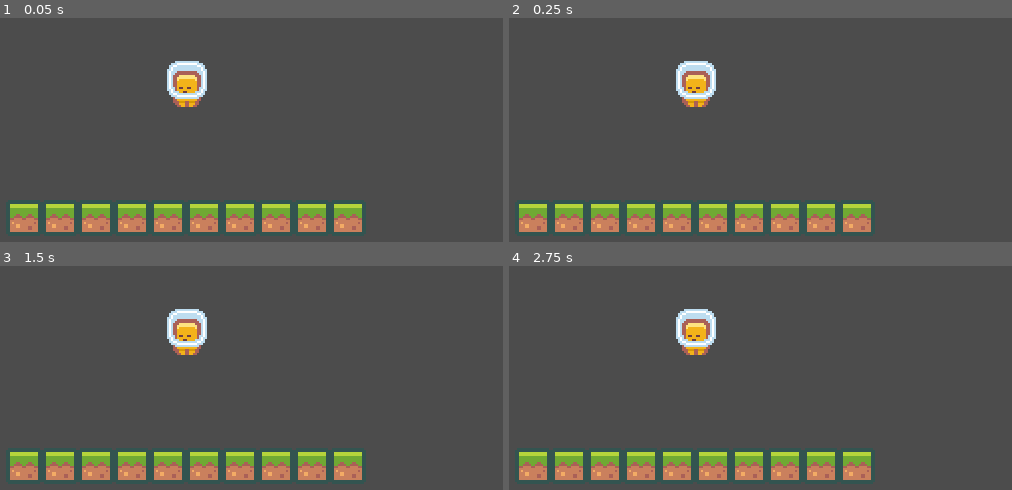
Above: before the commit, frames 1-4 (two rows, left to right).
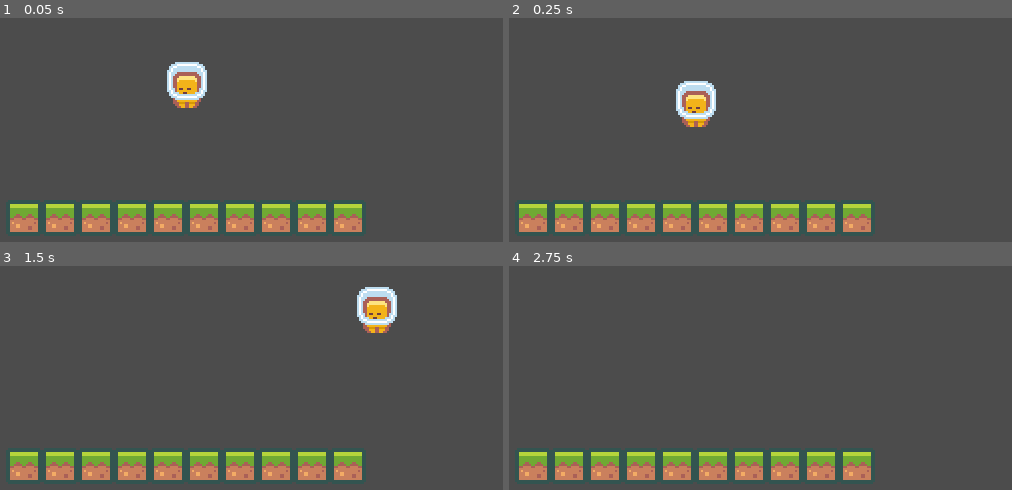
Above: after the commit, the same moments.

Repository: Yrainyw/2D-Platformer
Game: Godot game, scene res://Scenes/main.tscn
The game is run twice, just before and just after one commit, with the same random seed, the same clock (stepped at 60 frames per second) and the same inputs.
Inputs:
- Up to frame 1 (0.05 s): no input
- Up to frame 2 (0.25 s): no input
- Up to frame 3 (1.5 s): hold D (move_right, bound only after the commit) from 0.53 s (still down); tap J (jump, bound only after the commit) at 0.6, 0.77, 1.07, 1.35 s
- Up to frame 4 (2.75 s): tap J (jump, bound only after the commit) at 1.52, 1.82, 2.1 s; release D (move_right, bound only after the commit) at 2.03 s; hold A (move_left, bound only after the commit) from 2.03 s (still down)

The runs differ from the first frame. In frame 1, 0.4% of the frame differs, in the area x 33-42%, y 19-41%; in frame 2, 1.9%; in frame 3, 2.8%, in the area x 33-79%, y 9-40%; in frame 4, 1.4%.

Commit message:
Rough Player Controller

Diff:
--- a/Resources/tileset.tres
+++ b/Resources/tileset.tres
@@ -1,6 +1,9 @@
-[gd_resource type="TileSet" load_steps=2 format=2]
+[gd_resource type="TileSet" load_steps=3 format=2]
 
 [ext_resource path="res://Assets/Tiles/tiles_packed.png" type="Texture" id=1]
+
+[sub_resource type="ConvexPolygonShape2D" id=1]
+points = PoolVector2Array( 0, 0, 18, 0, 18, 18, 0, 18 )
 
 [resource]
 0/name = "tiles_packed.png 0"
@@ -13,7 +16,14 @@
 0/navigation_offset = Vector2( 0, 0 )
 0/shape_offset = Vector2( 0, 0 )
 0/shape_transform = Transform2D( 1, 0, 0, 1, 0, 0 )
+0/shape = SubResource( 1 )
 0/shape_one_way = false
-0/shape_one_way_margin = 0.0
-0/shapes = [  ]
+0/shape_one_way_margin = 1.0
+0/shapes = [ {
+"autotile_coord": Vector2( 0, 0 ),
+"one_way": false,
+"one_way_margin": 1.0,
+"shape": SubResource( 1 ),
+"shape_transform": Transform2D( 1, 0, 0, 1, 0, 0 )
+} ]
 0/z_index = 0
--- a/Scenes/main.tscn
+++ b/Scenes/main.tscn
@@ -1,7 +1,11 @@
-[gd_scene load_steps=3 format=2]
+[gd_scene load_steps=5 format=2]
 
 [ext_resource path="res://Resources/tileset.tres" type="TileSet" id=1]
 [ext_resource path="res://Assets/Player/character_0006.png" type="Texture" id=2]
+[ext_resource path="res://Scripts/Player.gd" type="Script" id=3]
+
+[sub_resource type="RectangleShape2D" id=1]
+extents = Vector2( 5.00045, 8.03342 )
 
 [node name="Node" type="Node"]
 
@@ -15,7 +19,12 @@
 tile_data = PoolIntArray( 196603, 0, 0, 196604, 0, 0, 196605, 0, 0, 196606, 0, 0, 196607, 0, 0, 131072, 0, 0, 131073, 0, 0, 131074, 0, 0, 131075, 0, 0, 131076, 0, 0 )
 
 [node name="Player" type="KinematicBody2D" parent="."]
+script = ExtResource( 3 )
 
 [node name="Sprite" type="Sprite" parent="Player"]
 position = Vector2( 0.265961, -22.6072 )
 texture = ExtResource( 2 )
+
+[node name="CollisionShape2D" type="CollisionShape2D" parent="Player"]
+position = Vector2( 0.274734, -18.636 )
+shape = SubResource( 1 )
--- /dev/null
+++ b/Scripts/Player.gd
@@ -0,0 +1,24 @@
+extends KinematicBody2D
+
+var gravity = 300
+var velocity = Vector2.ZERO
+var maxHorizontalSpeed = 100
+var jumpSpeed = 200
+
+
+func _ready():
+	pass # Replace with function body.
+
+
+func _process(delta):
+	var moveVector = Vector2.ZERO
+	moveVector.x = Input.get_action_strength("move_right") - Input.get_action_strength("move_left")
+	moveVector.y = -1 if Input.is_action_just_pressed("jump") else 0
+
+	velocity.x = moveVector.x * maxHorizontalSpeed
+
+	if (moveVector.y < 0 && is_on_floor()):
+		velocity.y = moveVector.y * jumpSpeed
+
+	velocity.y += gravity * delta
+	velocity = move_and_slide(velocity, Vector2.UP)
--- a/project.godot
+++ b/project.godot
@@ -46,6 +46,27 @@
 "svg/scale": 1.0
 }
 
+[input]
+
+move_left={
+"deadzone": 0.5,
+"events": [ Object(InputEventKey,"resource_local_to_scene":false,"resource_name":"","device":0,"alt":false,"shift":false,"control":false,"meta":false,"command":false,"pressed":false,"scancode":65,"unicode":0,"echo":false,"script":null)
+, Object(InputEventKey,"resource_local_to_scene":false,"resource_name":"","device":0,"alt":false,"shift":false,"control":false,"meta":false,"command":false,"pressed":false,"scancode":16777231,"unicode":0,"echo":false,"script":null)
+ ]
+}
+move_right={
+"deadzone": 0.5,
+"events": [ Object(InputEventKey,"resource_local_to_scene":false,"resource_name":"","device":0,"alt":false,"shift":false,"control":false,"meta":false,"command":false,"pressed":false,"scancode":68,"unicode":0,"echo":false,"script":null)
+, Object(InputEventKey,"resource_local_to_scene":false,"resource_name":"","device":0,"alt":false,"shift":false,"control":false,"meta":false,"command":false,"pressed":false,"scancode":16777233,"unicode":0,"echo":false,"script":null)
+ ]
+}
+jump={
+"deadzone": 0.5,
+"events": [ Object(InputEventKey,"resource_local_to_scene":false,"resource_name":"","device":0,"alt":false,"shift":false,"control":false,"meta":false,"command":false,"pressed":false,"scancode":74,"unicode":0,"echo":false,"script":null)
+, Object(InputEventKey,"resource_local_to_scene":false,"resource_name":"","device":0,"alt":false,"shift":false,"control":false,"meta":false,"command":false,"pressed":false,"scancode":32,"unicode":0,"echo":false,"script":null)
+ ]
+}
+
 [physics]
 
 common/enable_pause_aware_picking=true
